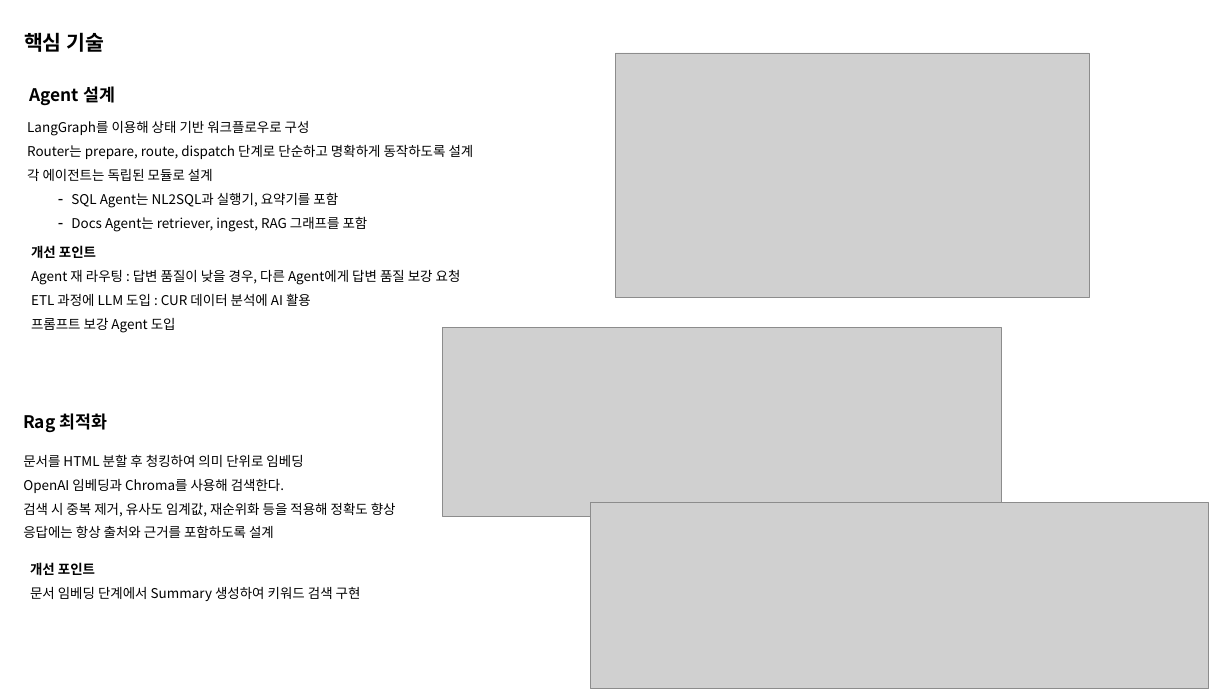
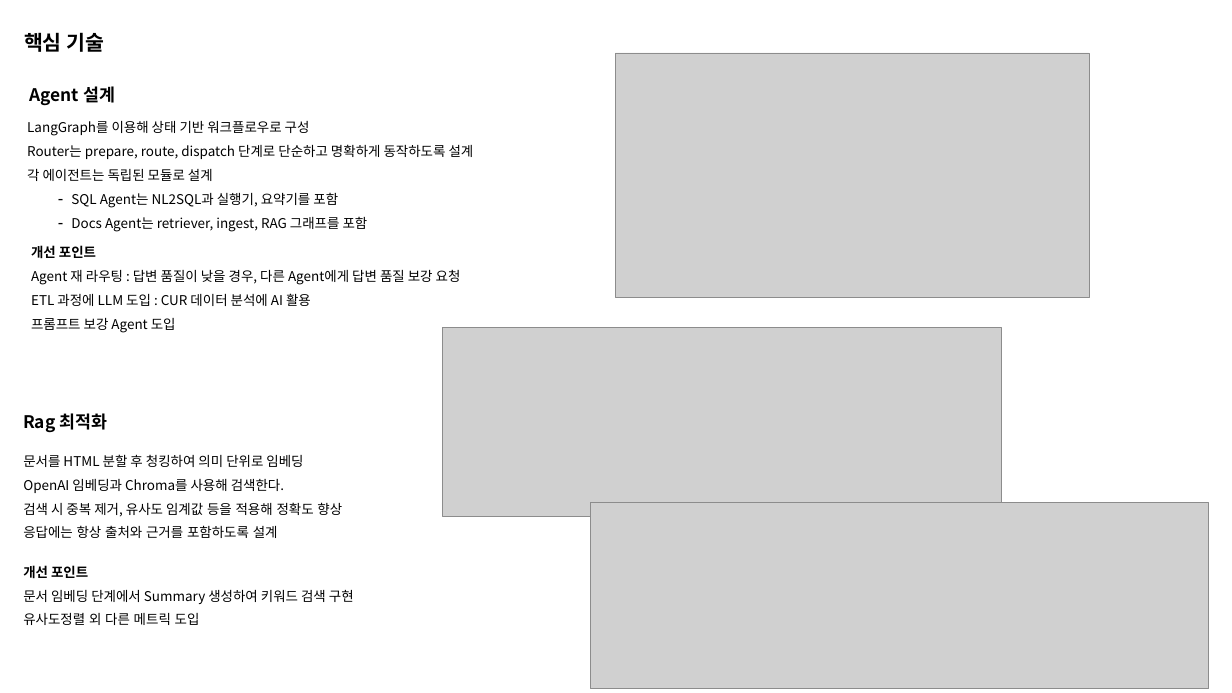
Before and after one commit to wynter122/finops-rag-agent, a slide deck: slide 4 of documentation/finops-ai-agent.pptx. Drawn at 1232x693 pixels with LibreOffice and Linux fonts; fonts in the diff are those of the drawing; grey boxes stand for pictures. Boxes give left, top, right and bottom in pixels: in the first picture for what was removed or moved away, otherwise in the second. Text is boxed around its words. In the diff, an @@ line names an element or a change of style, - is before the commit and + after.

```diff
--- a/documentation/finops-ai-agent.pptx
+++ b/documentation/finops-ai-agent.pptx
@@ text at (23, 502, 342, 517): text changed @@
-검색 시 중복 제거, 유사도 임계값, 재순위화 등을 적용해 정확도 향상
+검색 시 중복 제거, 유사도 임계값 등을 적용해 정확도 향상
@@ text at (23, 613, 200, 625): paragraph added @@
+유사도정렬 외 다른 메트릭 도입
```
Also in this commit, not shown: 2 other slides changed, 2 other files.
